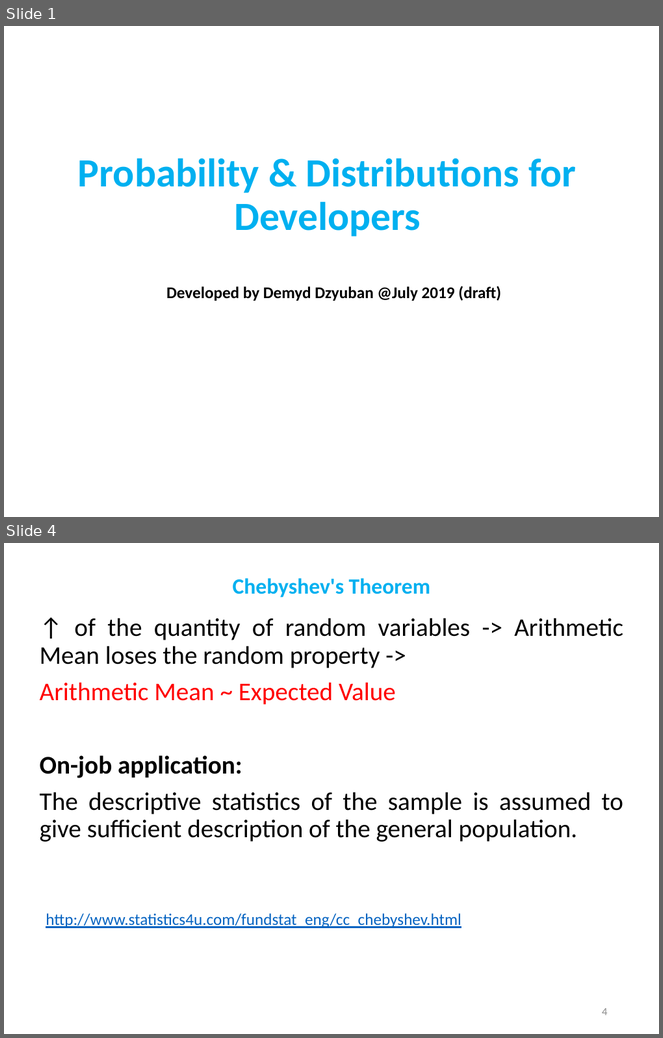
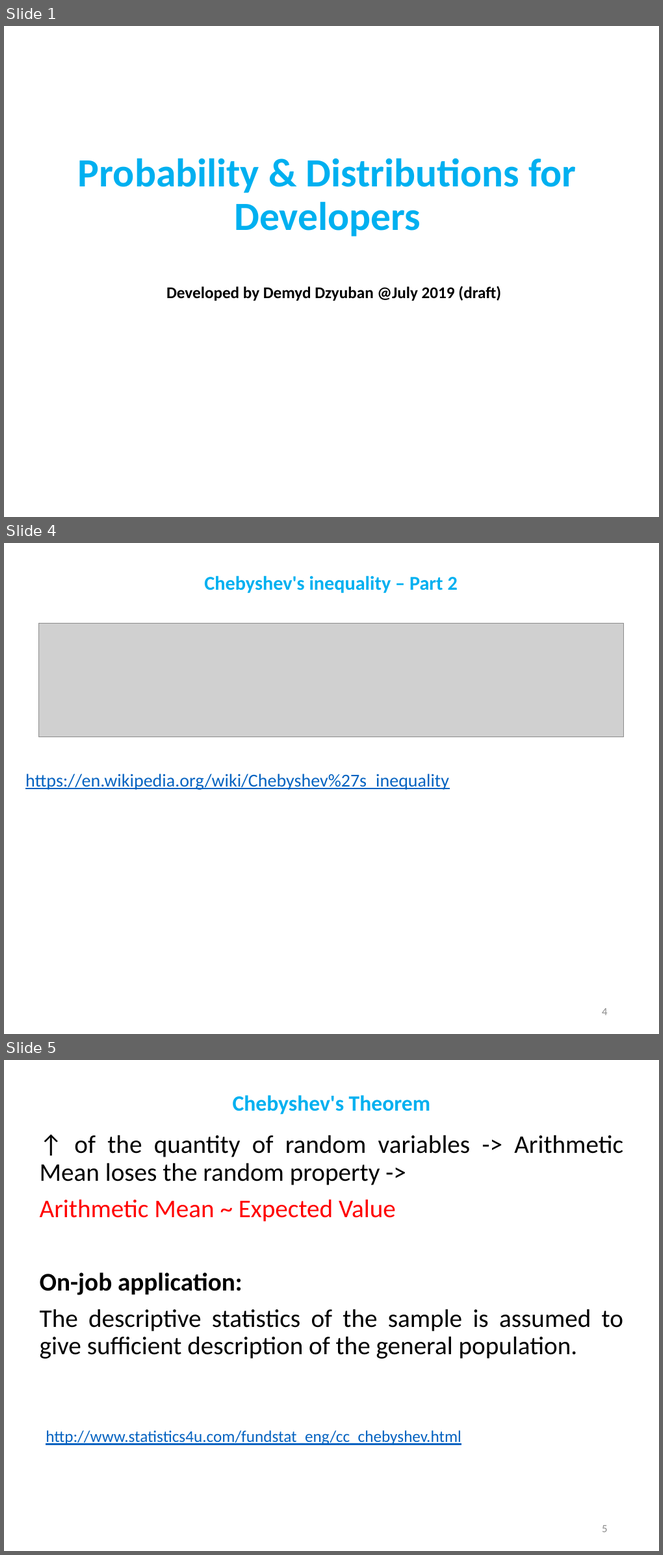
Before and after one commit to demydd/Basic-Machine-Learning-Course-for-Developers, a slide deck: Distributions.pptx. Shown one above the other, each under a label of ours: slides 1 and 4 before the commit, slides 1, 4 and 5 after it; the slides between them are not shown. The pictures are 663x1038 and 663x1555 pixels, drawn with LibreOffice and Linux fonts; fonts in the diff are those of the drawing; grey boxes stand for pictures. Boxes give left, top, right and bottom in pixels: in the first picture for what was removed or moved away, otherwise in the second. Text is boxed around its words. In the diff, an @@ line names an element or a change of style, - is before the commit and + after.

```diff
--- a/Distributions.pptx
+++ b/Distributions.pptx
@@ slide 4 added at (4,543,659,1034), background #FFFFFF @@
@@ title added at (204,575,458,593), 21.6 pt, text #00B0F0, bold @@
+Chebyshev's inequality – Part 2
@@ picture added at (38,624,623,737) @@
@@ text added at (25,774,449,790), 20 pt, text #0563C1, underline @@
+https://en.wikipedia.org/wiki/Chebyshev%27s_inequality
@@ page number added at (602,1008,607,1016), 12 pt, text #8C8C8C @@
+4
@@ what was slide 4 is now slide 5 @@
@@ page number at (602,1525,607,1533): text changed @@
-4
+5
```
Also in this commit, not shown: 7 slides changed, 1 other slide added, 1 other file.
